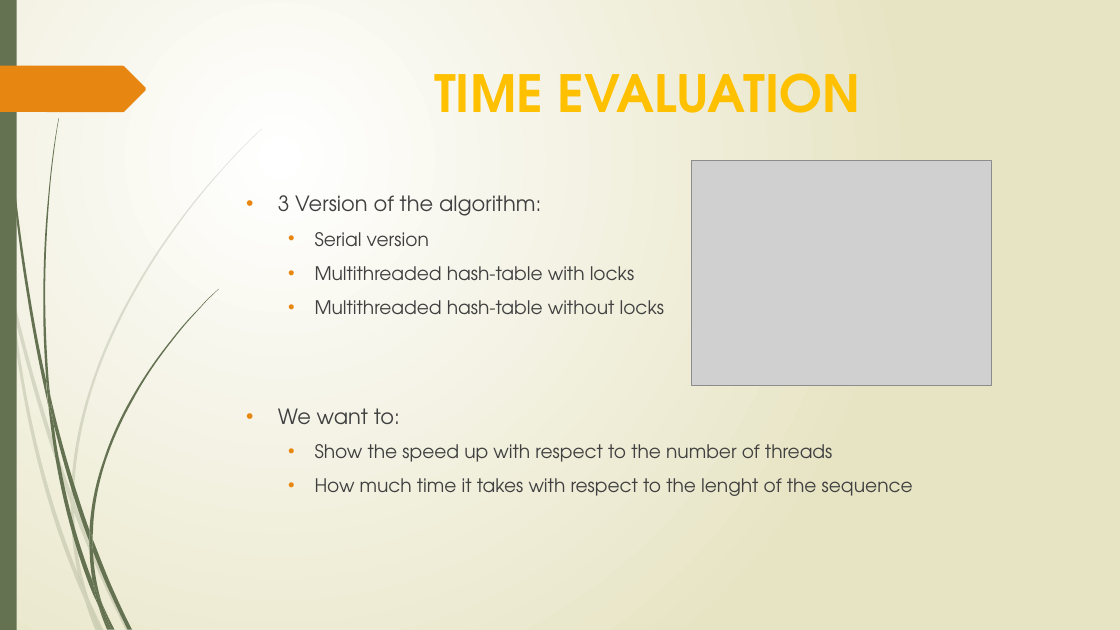
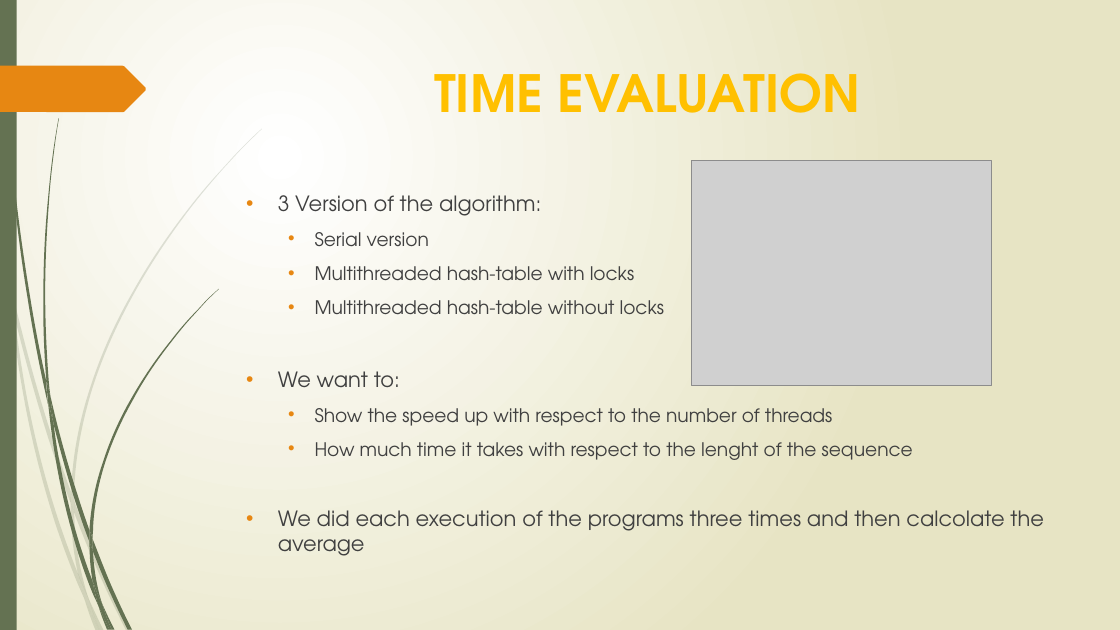
Before and after one commit to DiegoGabo/ProgettoAAPP, a slide deck: slide 22 of Presentation.pptx. Drawn at 1120x630 pixels with LibreOffice and Linux fonts; fonts in the diff are those of the drawing; grey boxes stand for pictures. Boxes give left, top, right and bottom in pixels: in the first picture for what was removed or moved away, otherwise in the second. Text is boxed around its words. In the diff, an @@ line names an element or a change of style, - is before the commit and + after.

```diff
--- a/Presentation.pptx
+++ b/Presentation.pptx
@@ text at <box>278,510,1044,556</box>: paragraph added @@
+• We did each execution of the programs three times and then calcolate the average
```
Also in this commit, not shown: 6 other slides changed, 2 slides added, 2 slides removed.
